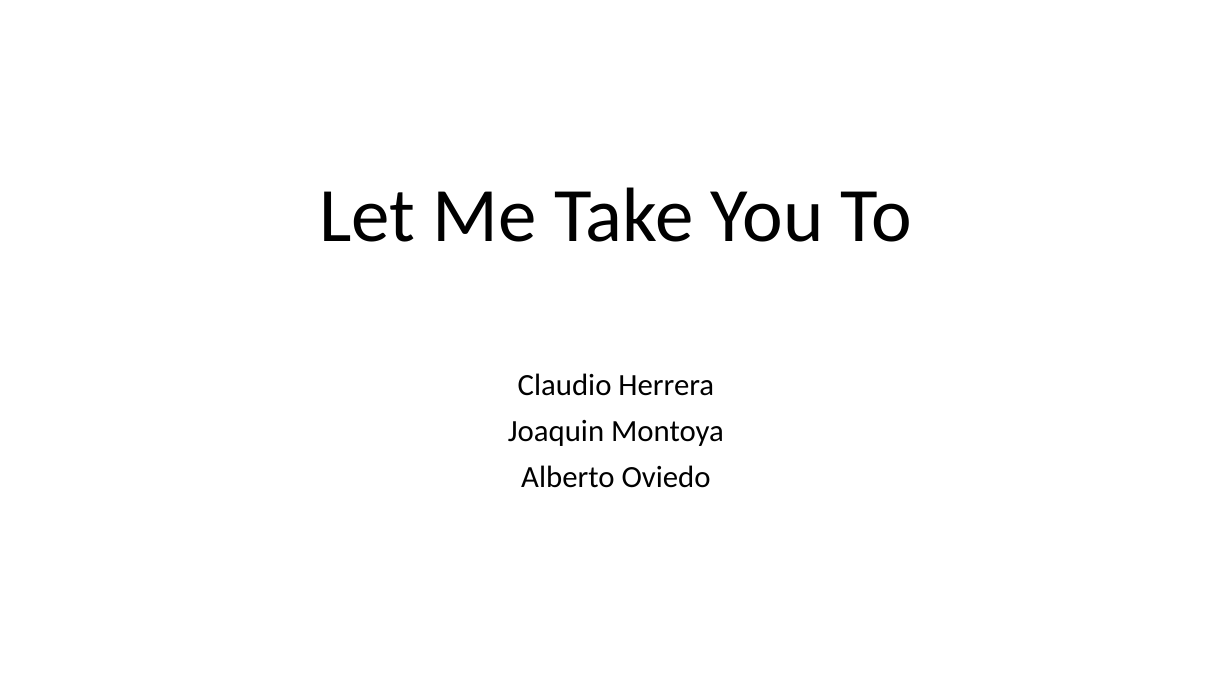
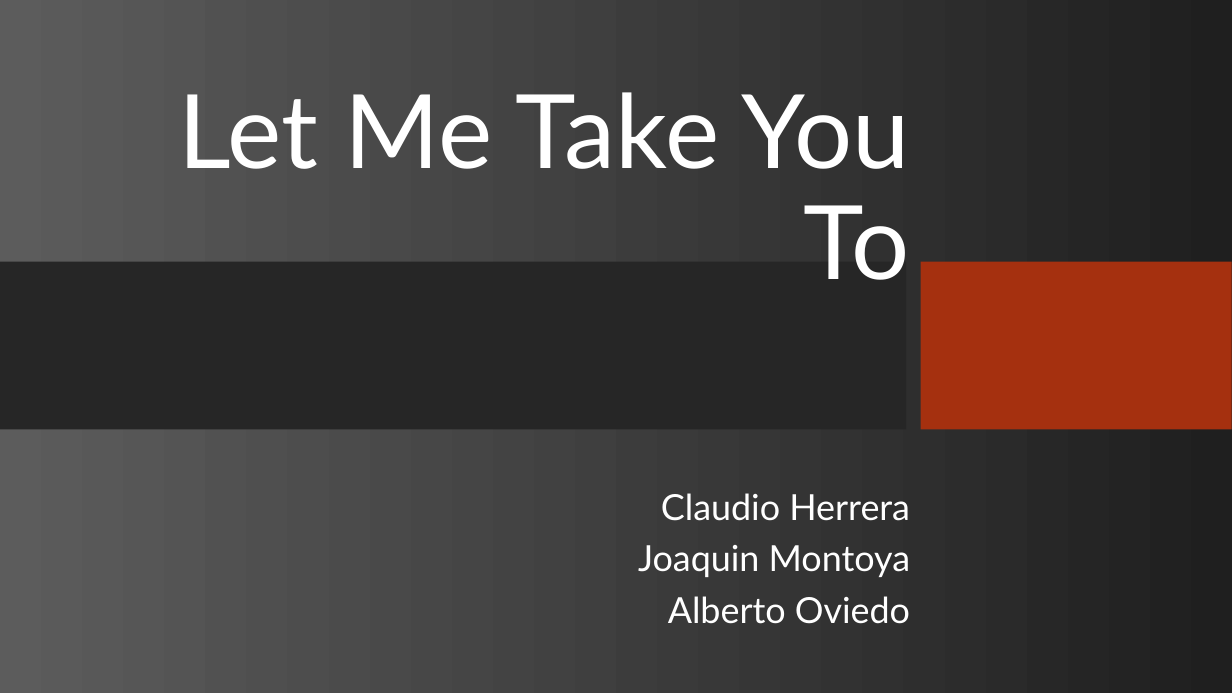
Before and after one commit to JoaquinEMZ/ProyectoAndroid2, a slide deck: slide 1 of presentacion android.pptx. Drawn at 1232x693 pixels with LibreOffice and Linux fonts; fonts in the diff are those of the drawing; background and template pictures are left out. Boxes give left, top, right and bottom in pixels: in the first picture for what was removed or moved away, otherwise in the second. Text is boxed around its words. In the diff, an @@ line names an element or a change of style, - is before the commit and + after.

```diff
--- a/presentacion android.pptx
+++ b/presentacion android.pptx
@@ background #FFFFFF to picture (left out) @@
@@ title "Let Me Take You To": place and size @@
-title "Let Me Take You To" at (319,187,912,242)
+title "Let Me Take You To" at (179,92,910,280)
@@ title "Let Me Take You To" at (179,92,910,280): size 60 to 80 pt, font Calibri to Lato, text colour #000000 to #FFFFFF; alignment centre to right @@
@@ rectangle added at (0,262,907,430), fill #262626 @@
@@ rectangle added at (921,262,1232,430), fill #A5300F @@
@@ subtitle "Claudio Herrera": place and size @@
-subtitle "Claudio Herrera" at (508,373,724,488)
+subtitle "Claudio Herrera" at (638,493,910,624)
@@ subtitle "Claudio Herrera" at (638,493,910,624): size 24 to 28 pt, font Calibri to Lato, text colour #000000 to #FFFFFF; alignment centre to right; vertical alignment top to middle @@
```
Also in this commit, not shown: 7 other slides changed, 1 slide added, 3 other files.
